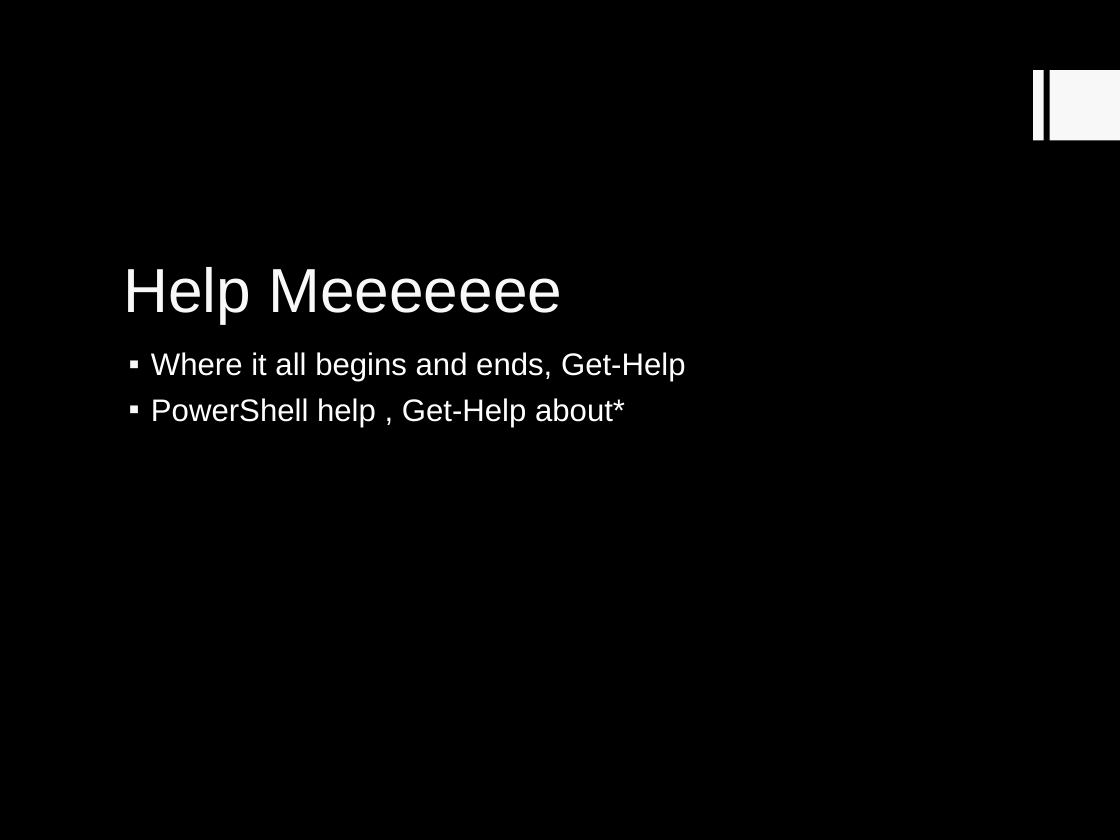
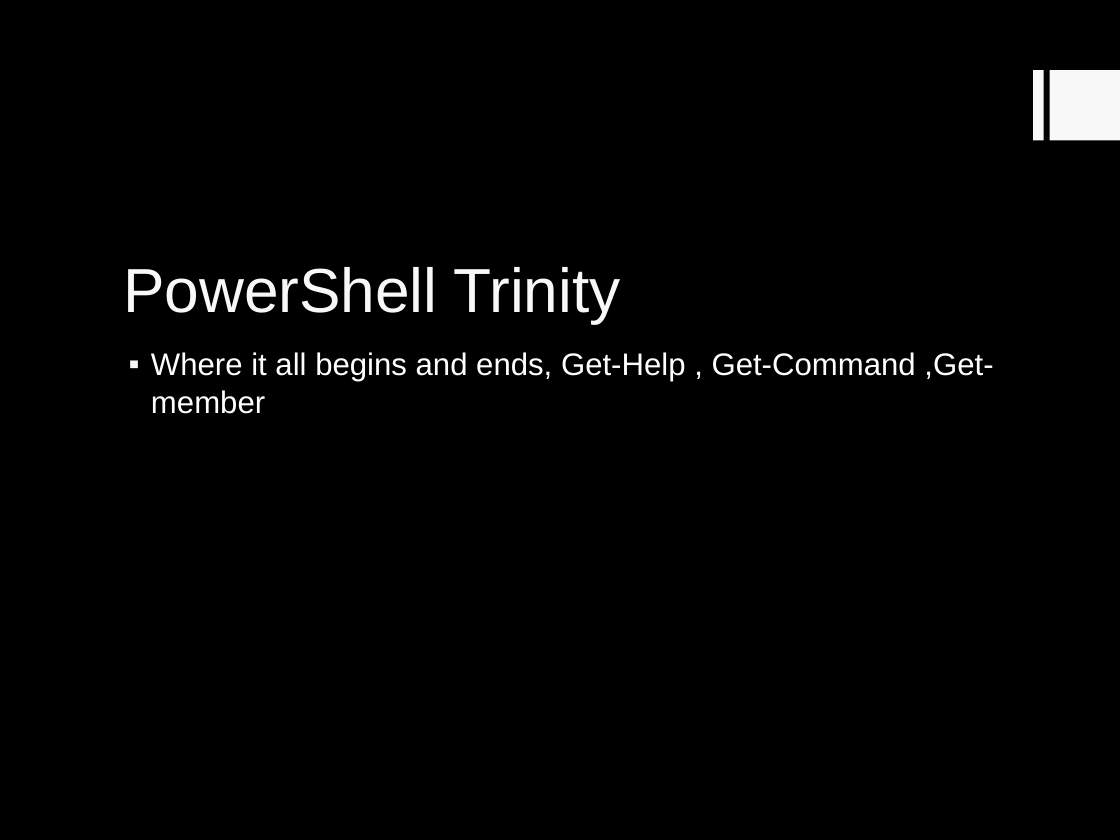
Before and after one commit to RC1140/ZaCon, a slide deck: slide 6 of PowerShell what every haXor needs to know.ppt. Drawn at 1120x840 pixels with LibreOffice and Linux fonts; fonts in the diff are those of the drawing. Boxes give left, top, right and bottom in pixels: in the first picture for what was removed or moved away, otherwise in the second. Text is boxed around its words. In the diff, an @@ line names an element or a change of style, - is before the commit and + after.

Commit message:
Updated slides again and made some code changes

```diff
--- a/PowerShell what every haXor needs to know.ppt
+++ b/PowerShell what every haXor needs to know.ppt
@@ title at (x1=123, y1=267, x2=621, y2=323): text changed @@
-Help Meeeeeee
+PowerShell Trinity
@@ text at (x1=151, y1=352, x2=993, y2=414): text changed @@
-▪ Where it all begins and ends, Get-Help
-▪ PowerShell help , Get-Help about*
+▪ Where it all begins and ends, Get-Help , Get-Command ,Get-member
```
Also in this commit, not shown: 2 other slides changed, 1 other file.
